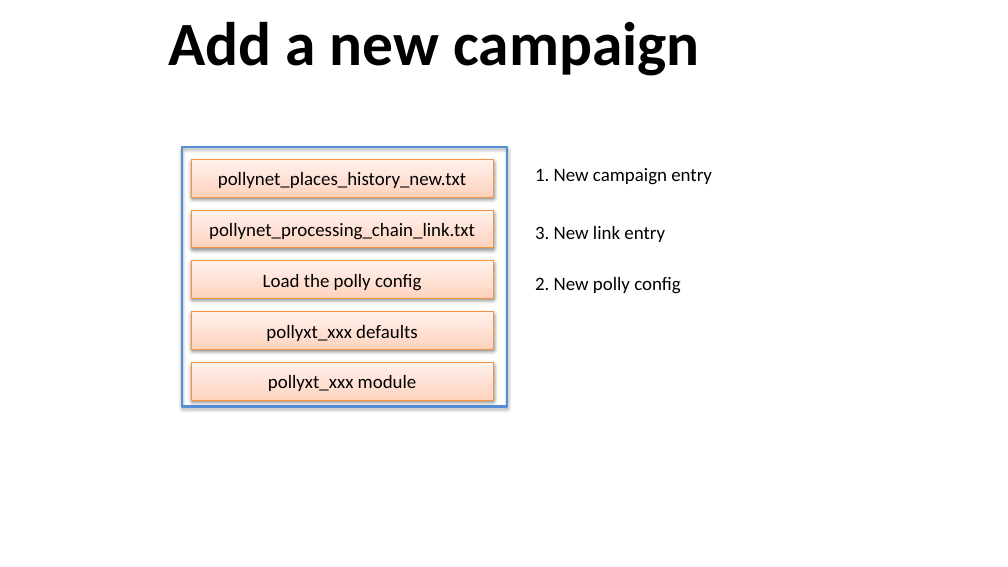
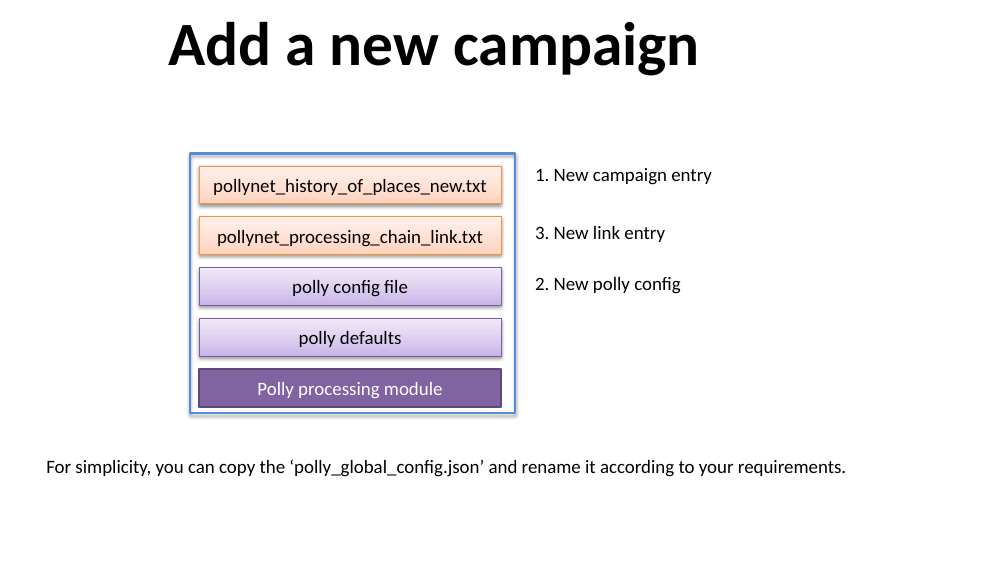
Before and after one commit to PollyNET/Pollynet_Processing_Chain, a slide deck: slide 15 of doc/Pollynet_Processing_Chain.pptx (slide 12 before the commit). Drawn at 1008x567 pixels with LibreOffice and Linux fonts; fonts in the diff are those of the drawing; background and template pictures are left out. Boxes give left, top, right and bottom in pixels: in the first picture for what was removed or moved away, otherwise in the second. Text is boxed around its words. In the diff, an @@ line names an element or a change of style, - is before the commit and + after.

```diff
--- a/doc/Pollynet_Processing_Chain.pptx
+++ b/doc/Pollynet_Processing_Chain.pptx
@@ text in rectangle at (213, 179, 486, 195): text changed @@
-pollynet_places_history_new.txt
+pollynet_history_of_places_new.txt
@@ rectangle "polly config file" at (199, 268, 501, 306): fill gradient #FFD2BD to #FFDED0 to #FFF2ED to gradient #C9B5E8 to #D8CBEE to #F0EAF9; outline #F69240 0.75 pt to #7D60A0 0.75 pt @@
@@ text in rectangle at (292, 280, 408, 297): text changed @@
-Load the polly config
+polly config file
@@ rectangle "polly defaults" at (199, 318, 501, 356): fill gradient #FFD2BD to #FFDED0 to #FFF2ED to gradient #C9B5E8 to #D8CBEE to #F0EAF9; outline #F69240 0.75 pt to #7D60A0 0.75 pt @@
@@ text in rectangle at (299, 331, 402, 347): text changed @@
-pollyxt_xxx defaults
+polly defaults
@@ 6 rectangles: place and size @@
-6 rectangles at (182, 147, 507, 406)
+6 rectangles at (190, 154, 515, 413)
@@ rectangle "Polly processing module" at (199, 369, 501, 407): fill gradient #FFD2BD to #FFDED0 to #FFF2ED to #8064A2; outline #F69240 0.75 pt to #5F4A78 2 pt; shadow off @@
@@ text in rectangle at (257, 382, 443, 398): text changed; text colour #000000 to #FFFFFF @@
-pollyxt_xxx module
+Polly processing module
@@ text added at (46, 459, 846, 477), 18 pt, text #000000 @@
+For simplicity, you can copy the ‘polly_global_config.json’ and rename it according to your requirements.
```
Also in this commit, not shown: 9 other slides changed, 4 slides added, 1 slide removed, 3 other files.
